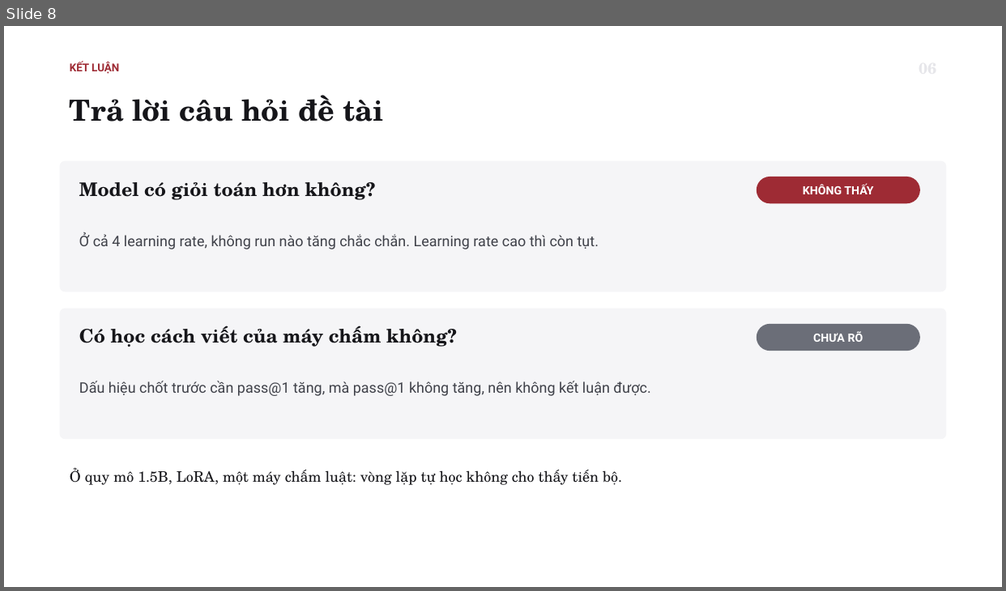
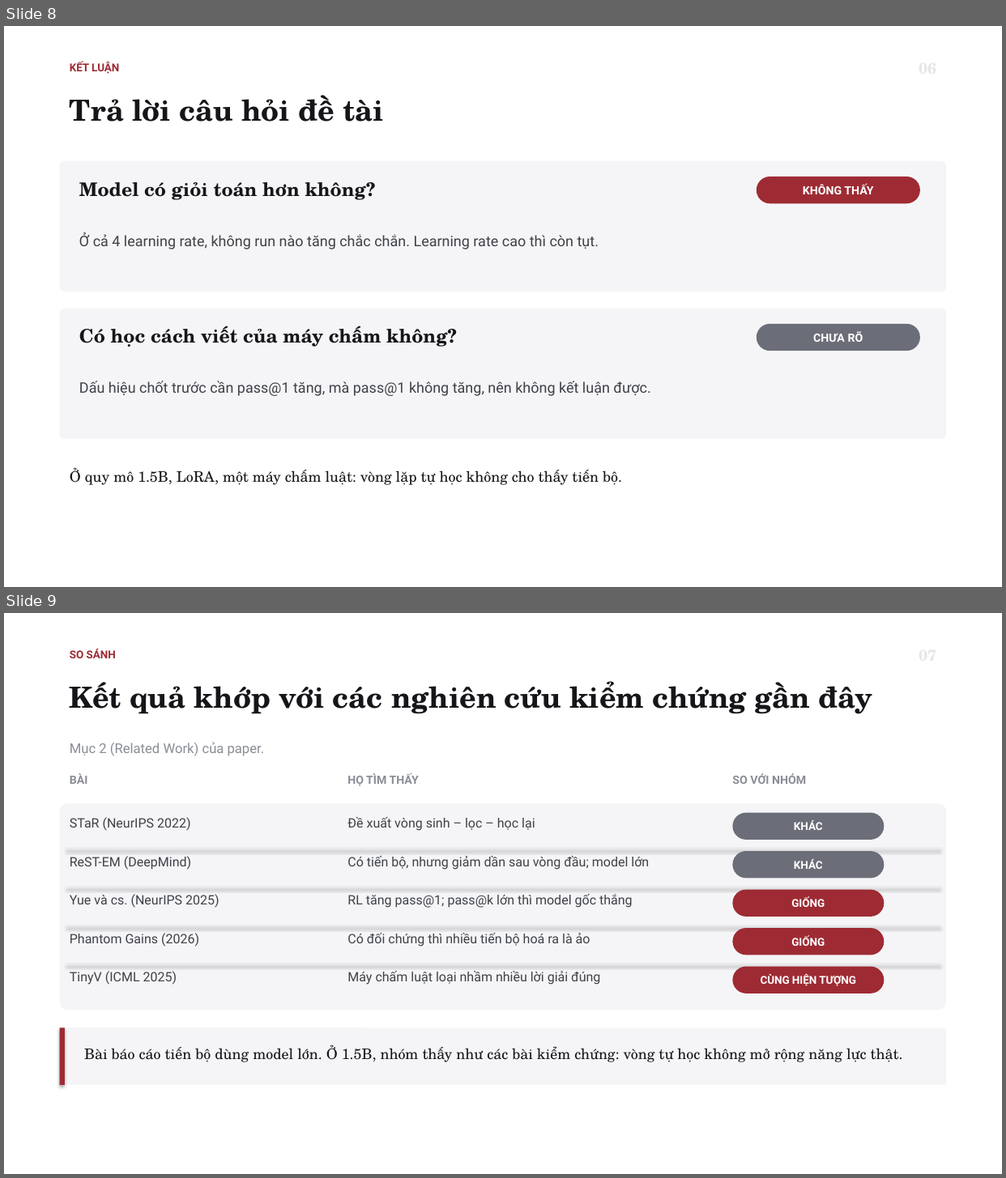
Before and after one commit to tsan2711/DACNTT_2026, a slide deck: 25-10-2026/BaoCaoNhanh_25-10_52300057_52300006.pptx. Shown one above the other, each under a label of ours: slide 8 before the commit, slides 8 and 9 after it. The pictures are 1006x591 and 1006x1178 pixels, drawn with LibreOffice and Linux fonts; fonts in the diff are those of the drawing. Boxes give left, top, right and bottom in pixels: in the first picture for what was removed or moved away, otherwise in the second. Text is boxed around its words. In the diff, an @@ line names an element or a change of style, - is before the commit and + after.

```diff
--- a/25-10-2026/BaoCaoNhanh_25-10_52300057_52300006.pptx
+++ b/25-10-2026/BaoCaoNhanh_25-10_52300057_52300006.pptx
@@ slide 9 added at box(4, 613, 1002, 1174), background #FFFFFF @@
@@ text added at box(70, 649, 116, 658), 10.5 pt, text #9E2B34, bold @@
+SO SÁNH
@@ text added at box(70, 681, 872, 714), 28 pt, text #16161A, bold @@
+Kết quả khớp với các nghiên cứu kiểm chứng gần đây
@@ text added at box(70, 742, 265, 756), 13 pt, text #8A8D96 @@
+Mục 2 (Related Work) của paper.
@@ text added at box(70, 773, 88, 784), 11 pt, text #8A8D96, bold @@
+BÀI
@@ text added at box(347, 773, 419, 786), 11 pt, text #8A8D96, bold @@
+HỌ TÌM THẤY
@@ text added at box(732, 773, 806, 784), 11 pt, text #8A8D96, bold @@
+SO VỚI NHÓM
@@ rounded rectangle added at box(59, 804, 947, 1011), fill #F5F5F7 @@
@@ text added at box(70, 817, 191, 831), 12.5 pt, text #3F4149 @@
+STaR (NeurIPS 2022)
@@ text added at box(347, 817, 535, 831), 12.5 pt, text #3F4149 @@
+Đề xuất vòng sinh – lọc – học lại
@@ rounded rectangle added at box(732, 813, 884, 840), fill #6B6E78, 10.5 pt, text #FFFFFF, bold @@
+KHÁC
@@ line added from (66, 850) to (940, 850), #E9E9ED 0.75 pt @@
@@ rounded rectangle added at box(732, 851, 884, 878), fill #6B6E78, 10.5 pt, text #FFFFFF, bold @@
+KHÁC
@@ text added at box(70, 856, 191, 870), 12.5 pt, text #3F4149 @@
+ReST-EM (DeepMind)
@@ text added at box(347, 856, 649, 870), 12.5 pt, text #3F4149 @@
+Có tiến bộ, nhưng giảm dần sau vòng đầu; model lớn
@@ line added from (66, 888) to (940, 888), #E9E9ED 0.75 pt @@
@@ text added at box(70, 894, 219, 908), 12.5 pt, text #3F4149 @@
+Yue và cs. (NeurIPS 2025)
@@ text added at box(347, 894, 633, 908), 12.5 pt, text #3F4149 @@
+RL tăng pass@1; pass@k lớn thì model gốc thắng
@@ rounded rectangle added at box(732, 890, 884, 917), fill #9E2B34, 10.5 pt, text #FFFFFF, bold @@
+GIỐNG
@@ line added from (66, 926) to (940, 926), #E9E9ED 0.75 pt @@
@@ rounded rectangle added at box(732, 928, 884, 955), fill #9E2B34, 10.5 pt, text #FFFFFF, bold @@
+GIỐNG
@@ text added at box(70, 933, 199, 947), 12.5 pt, text #3F4149 @@
+Phantom Gains (2026)
@@ text added at box(347, 933, 590, 947), 12.5 pt, text #3F4149 @@
+Có đối chứng thì nhiều tiến bộ hoá ra là ảo
@@ line added from (66, 965) to (940, 965), #E9E9ED 0.75 pt @@
@@ text added at box(70, 971, 177, 985), 12.5 pt, text #3F4149 @@
+TinyV (ICML 2025)
@@ text added at box(347, 971, 600, 985), 12.5 pt, text #3F4149 @@
+Máy chấm luật loại nhầm nhiều lời giải đúng
@@ rounded rectangle added at box(732, 966, 884, 994), fill #9E2B34, 10.5 pt, text #FFFFFF, bold @@
+CÙNG HIỆN TƯỢNG
@@ rounded rectangle added at box(59, 1028, 947, 1085), fill #F5F5F7 @@
@@ rectangle added at box(59, 1028, 65, 1085), fill #9E2B34 @@
@@ text added at box(84, 1045, 903, 1063), 14 pt, text #16161A @@
+Bài báo cáo tiến bộ dùng model lớn. Ở 1.5B, nhóm thấy như các bài kiểm chứng: vòng tự học không mở rộng năng lực thật.
```
Also in this commit, not shown: 1 slide changed, 4 other files.
